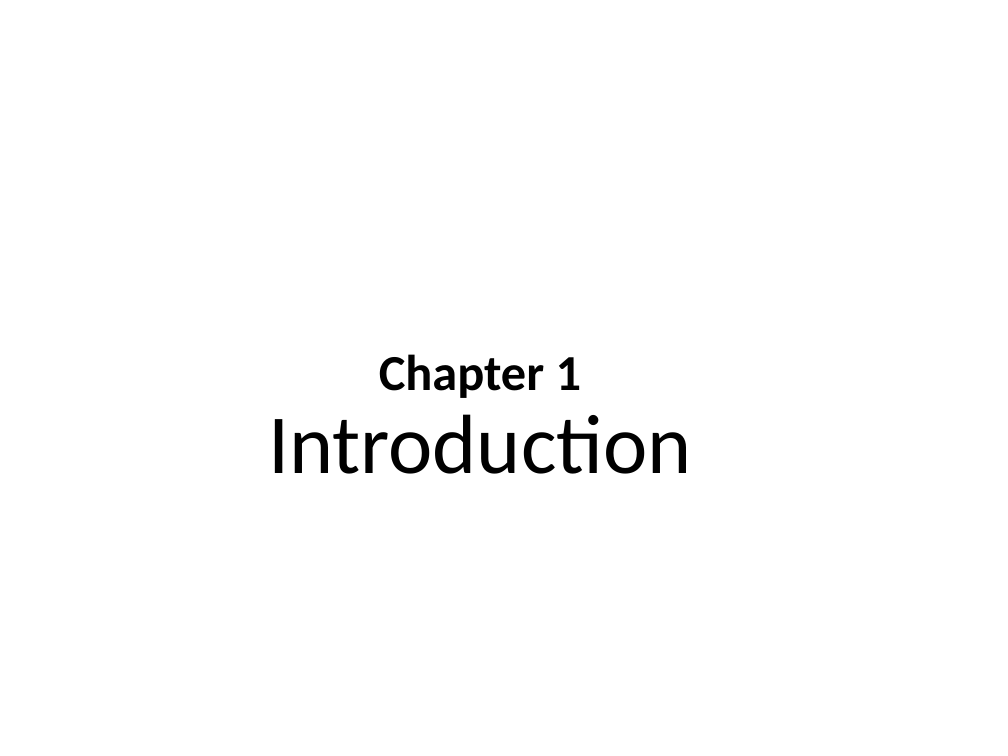
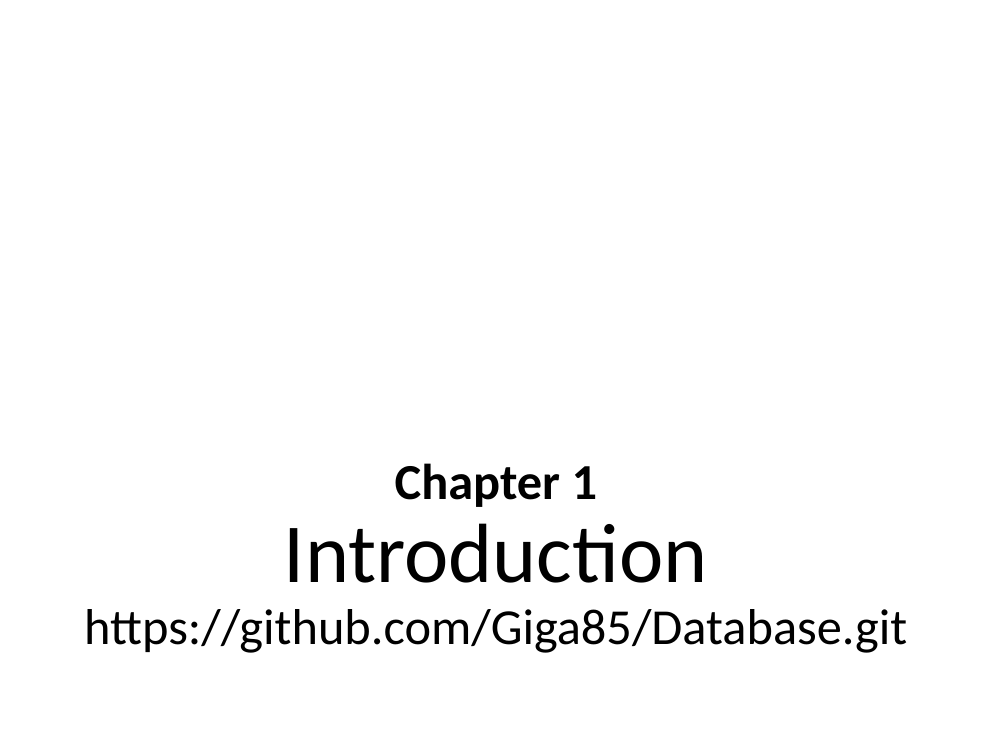
Before and after one commit to Giga85/Database, a slide deck: slide 1 of Slides/Chapter1_Introduction.ppt. Drawn at 1008x756 pixels with LibreOffice and Linux fonts; fonts in the diff are those of the drawing; background and template pictures are left out. Boxes give left, top, right and bottom in pixels: in the first picture for what was removed or moved away, otherwise in the second. Text is boxed around its words. In the diff, an @@ line names an element or a change of style, - is before the commit and + after.

```diff
--- a/Slides/Chapter1_Introduction.ppt
+++ b/Slides/Chapter1_Introduction.ppt
@@ title at <box>84,463,907,653</box>: text changed; size 60 to 36 pt @@
-Chapter 1
-Introduction
+Chapter 1
+Introduction
+https://github.com/Giga85/Database.git
```
